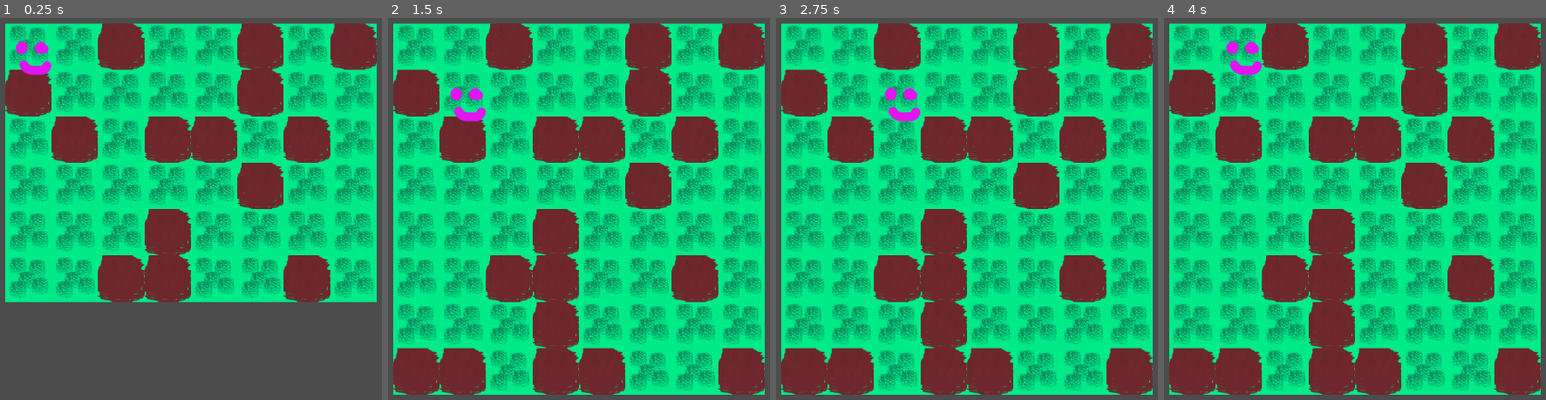
Above: before the commit, frames 1-4 (left to right).
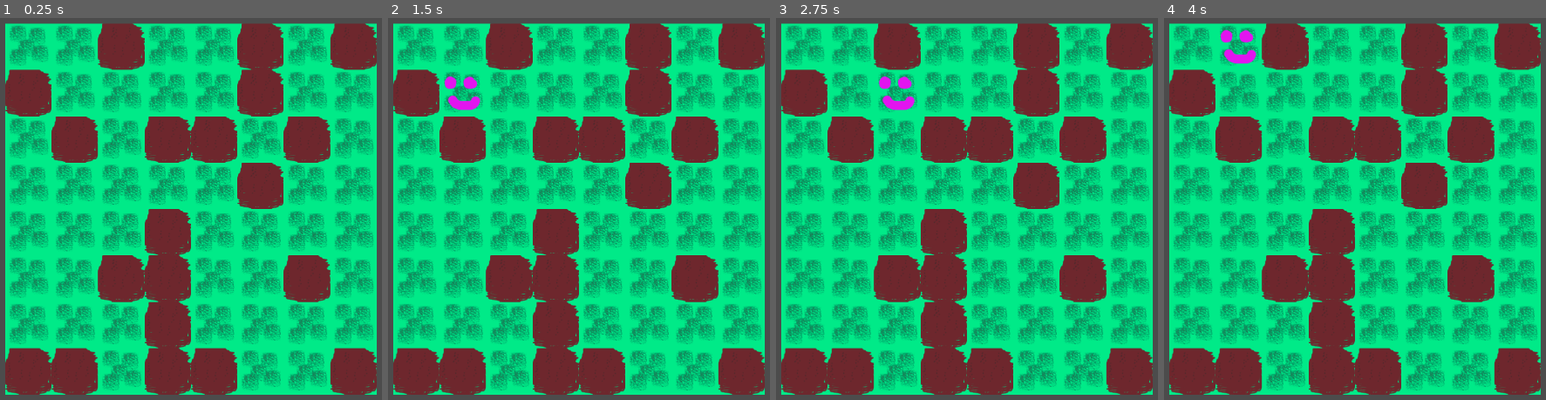
Above: after the commit, the same moments.

Repository: schonstal/7drl-2021
Game: Godot game, scene res://Scenes/Gameplay.tscn
The game is run twice, just before and just after one commit, with the same random seed, the same clock (stepped at 60 frames per second) and the same inputs.
Inputs (mouse positions are in pixels of both pictures, inside the frame that each line leads up to):
- Up to frame 1 (0.25 s): no input
- Up to frame 2 (1.5 s): move the mouse to (754, 189) at 0.52 s; hold D (move_right) 0.53-1.28 s; tap Enter at 1.25 s; move the mouse to (464, 228) at 1.27 s; hold Down (move_down) from 1.28 s (still down)
- Up to frame 3 (2.75 s): tap Space at 2 s; move the mouse to (1058, 121) at 2.02 s; release Down (move_down) at 2.03 s; hold D (move_right) from 2.03 s (still down)
- Up to frame 4 (4 s): tap Enter at 2.75 s; move the mouse to (1343, 285) at 2.77 s; release D (move_right) at 2.78 s; hold Up (move_up) 2.78-3.53 s; tap Space at 3.5 s; move the mouse to (outside the picture) at 3.52 s; hold Left (move_left) from 3.53 s (still down)

The runs differ from the first frame. In frame 1, 24% of the frame differs, in the area x 1-99%, y 5-99%; in frame 2, 0.8%; in frame 3, 0.7%; in frame 4, 0.8%.

Commit message:
🔧 Add player to grid

Diff:
--- a/Grid/Entities.gd
+++ b/Grid/Entities.gd
@@ -4,3 +4,7 @@
 
 func get_entity(x, y):
   return grid.get_tile(x, y)
+
+func add_entity(entity, x, y):
+  grid.set_tile(x, y, entity)
+  add_child(entity)
--- a/Grid/Grid.gd
+++ b/Grid/Grid.gd
@@ -12,6 +12,13 @@
 
 func _ready():
   create_empty_grid()
+
+func set_tile(x, y, tile):
+  if outside_bounds(x, y):
+    return
+  if tiles[x][y] != null:
+    tiles[x][y].queue_free()
+  tiles[x][y] = tile
 
 func get_tile(x, y):
   if outside_bounds(x, y):
--- a/Grid/Tiles.gd
+++ b/Grid/Tiles.gd
@@ -1,6 +1,8 @@
 extends Node2D
 
 var wall_tile = preload("res://Tiles/Wall.tscn")
+
+var passable_tiles = [] setget ,get_passable_tiles
 
 export(Array,Resource) var tile_scenes = []
 
@@ -11,6 +13,15 @@
 func _ready():
   grid.placeholder = wall_tile.instance()
   call_deferred("populate_grid")
+
+func get_passable_tiles():
+  var tiles = []
+  for x in grid.width:
+    for y in grid.height:
+      var tile = grid.get_tile(x, y)
+      if tile != null && tile.passable:
+        tiles.append(tile)
+  return tiles
 
 func get_tile(x, y):
   return grid.get_tile(x, y)
@@ -30,8 +41,6 @@
         tile = grid.tiles[x][y]
         tile.call_deferred("appear")
 
-    yield(get_tree().create_timer(0.05), "timeout")
-
   emit_signal("sequence_completed")
 
 func spawn_tile(x, y):
--- a/Scenes/Gameplay.gd
+++ b/Scenes/Gameplay.gd
@@ -2,6 +2,20 @@
 
 onready var entities = $Board/Entities
 onready var tiles = $Board/Tiles
+
+var player = preload("res://Entities/Player/Player.tscn")
+
+func _ready():
+  spawn_player()
+
+func spawn_player():
+  yield(get_tree().create_timer(0.5), "timeout")
+  var spawn_tile = tiles.passable_tiles[0]
+  var instance = player.instance()
+  entities.add_entity(
+    instance,
+    spawn_tile.grid_position.x,
+    spawn_tile.grid_position.y)
 
 func get_tile(x, y):
   if tiles != null:
--- a/Scenes/Gameplay.tscn
+++ b/Scenes/Gameplay.tscn
@@ -1,11 +1,10 @@
-[gd_scene load_steps=7 format=2]
+[gd_scene load_steps=6 format=2]
 
 [ext_resource path="res://Grid/Tiles.tscn" type="PackedScene" id=1]
 [ext_resource path="res://Grid/Entities.tscn" type="PackedScene" id=2]
 [ext_resource path="res://Tiles/Wall.tscn" type="PackedScene" id=3]
 [ext_resource path="res://Scenes/Gameplay.gd" type="Script" id=4]
 [ext_resource path="res://Tiles/Grass.tscn" type="PackedScene" id=5]
-[ext_resource path="res://Entities/Player/Player.tscn" type="PackedScene" id=6]
 
 [node name="Gameplay" type="Node2D"]
 script = ExtResource( 4 )
@@ -13,10 +12,7 @@
 [node name="Board" type="Node2D" parent="."]
 position = Vector2( 448, 192 )
 
-[node name="Entities" parent="Board" instance=ExtResource( 2 )]
-
 [node name="Tiles" parent="Board" instance=ExtResource( 1 )]
 tile_scenes = [ ExtResource( 3 ), ExtResource( 5 ), ExtResource( 5 ), ExtResource( 5 ) ]
 
-[node name="Player" parent="Board" instance=ExtResource( 6 )]
-position = Vector2( 15.8902, -64.8132 )
+[node name="Entities" parent="Board" instance=ExtResource( 2 )]
